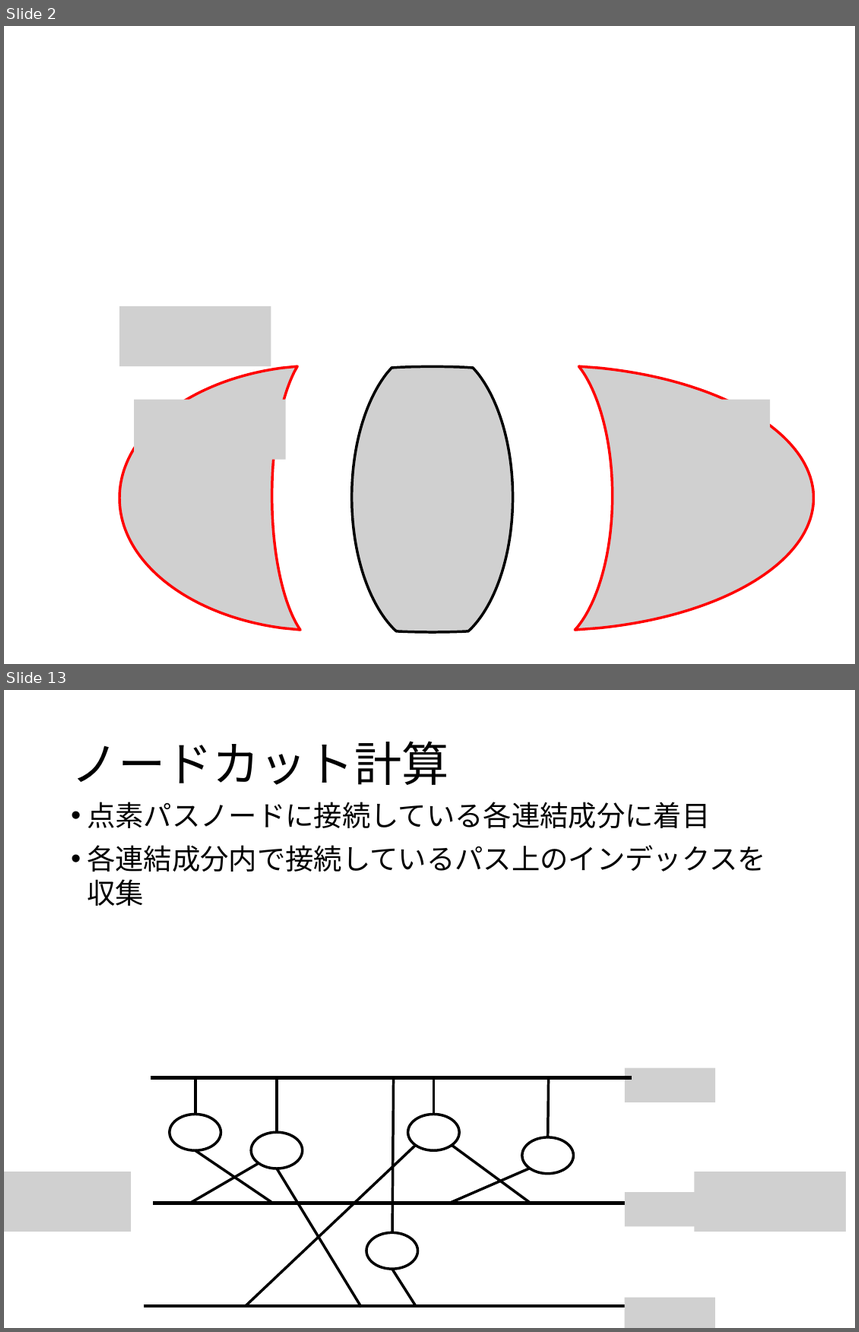
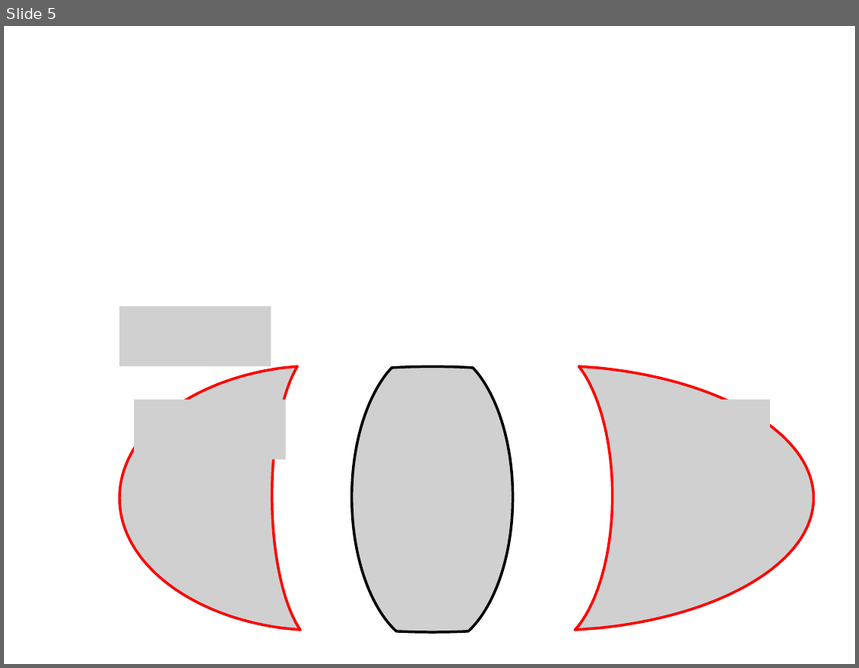
Before and after one commit to ssmr0410/share, a slide deck: slide/mizutani_pre.pptx. Shown one above the other, each under a label of ours: slides 2 and 13 before the commit, slide 5 after it; the slides between them are not shown. The pictures are 859x1332 and 859x668 pixels, drawn with LibreOffice and Linux fonts; fonts in the diff are those of the drawing; grey boxes stand for pictures. Boxes give left, top, right and bottom in pixels: in the first picture for what was removed or moved away, otherwise in the second. Text is boxed around its words. In the diff, an @@ line names an element or a change of style, - is before the commit and + after.

```diff
--- a/slide/mizutani_pre.pptx
+++ b/slide/mizutani_pre.pptx
@@ slide 13 removed at (4, 690, 855, 1328), background #FFFFFF @@
@@ title removed at (71, 741, 449, 785) @@
-ノードカット計算
@@ text removed at (87, 802, 766, 906) @@
-• 点素パスノードに接続している各連結成分に着目
-• 各連結成分内で接続しているパス上のインデックスを収集
@@ picture removed at (624, 1068, 715, 1102) @@
@@ line removed from (151, 1078) to (631, 1078) @@
@@ line removed from (196, 1113) to (196, 1078) @@
@@ line removed from (278, 1132) to (278, 1078) @@
@@ line removed from (392, 1233) to (394, 1079) @@
@@ line removed from (434, 1115) to (434, 1079) @@
@@ line removed from (548, 1138) to (549, 1079) @@
@@ ellipse removed at (170, 1115, 221, 1151) @@
@@ ellipse removed at (408, 1115, 459, 1151) @@
@@ line removed from (246, 1306) to (416, 1145) @@
@@ ellipse removed at (251, 1132, 302, 1170) @@
@@ line removed from (452, 1145) to (529, 1202) @@
@@ ellipse removed at (522, 1138, 573, 1174) @@
@@ line removed from (190, 1203) to (259, 1163) @@
@@ line removed from (196, 1151) to (272, 1202) @@
@@ line removed from (449, 1203) to (530, 1168) @@
@@ picture removed at (4, 1172, 131, 1232) @@
@@ line removed from (278, 1170) to (361, 1307) @@
@@ picture removed at (694, 1172, 846, 1232) @@
@@ line removed from (153, 1203) to (634, 1203) @@
@@ picture removed at (624, 1192, 715, 1227) @@
@@ ellipse removed at (367, 1233, 417, 1270) @@
@@ line removed from (392, 1270) to (416, 1306) @@
@@ picture removed at (624, 1298, 715, 1328) @@
@@ line removed from (144, 1306) to (624, 1306) @@
@@ what was slide 2 is now slide 5 @@
```
Also in this commit, not shown: 8 slides changed, 6 slides added, 4 other slides removed, 1 other file.
